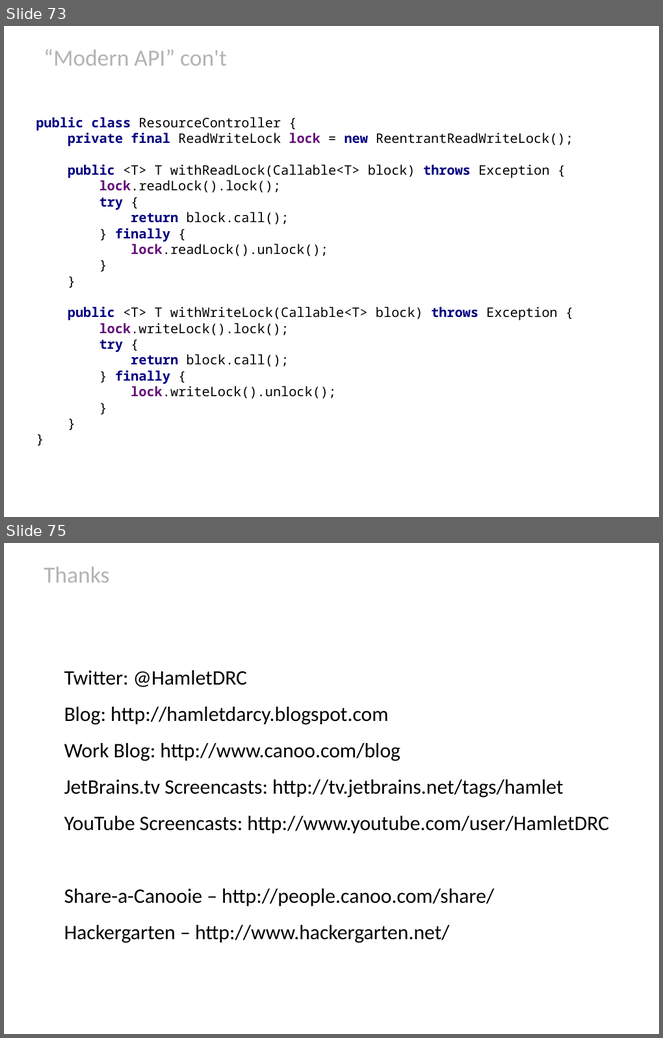
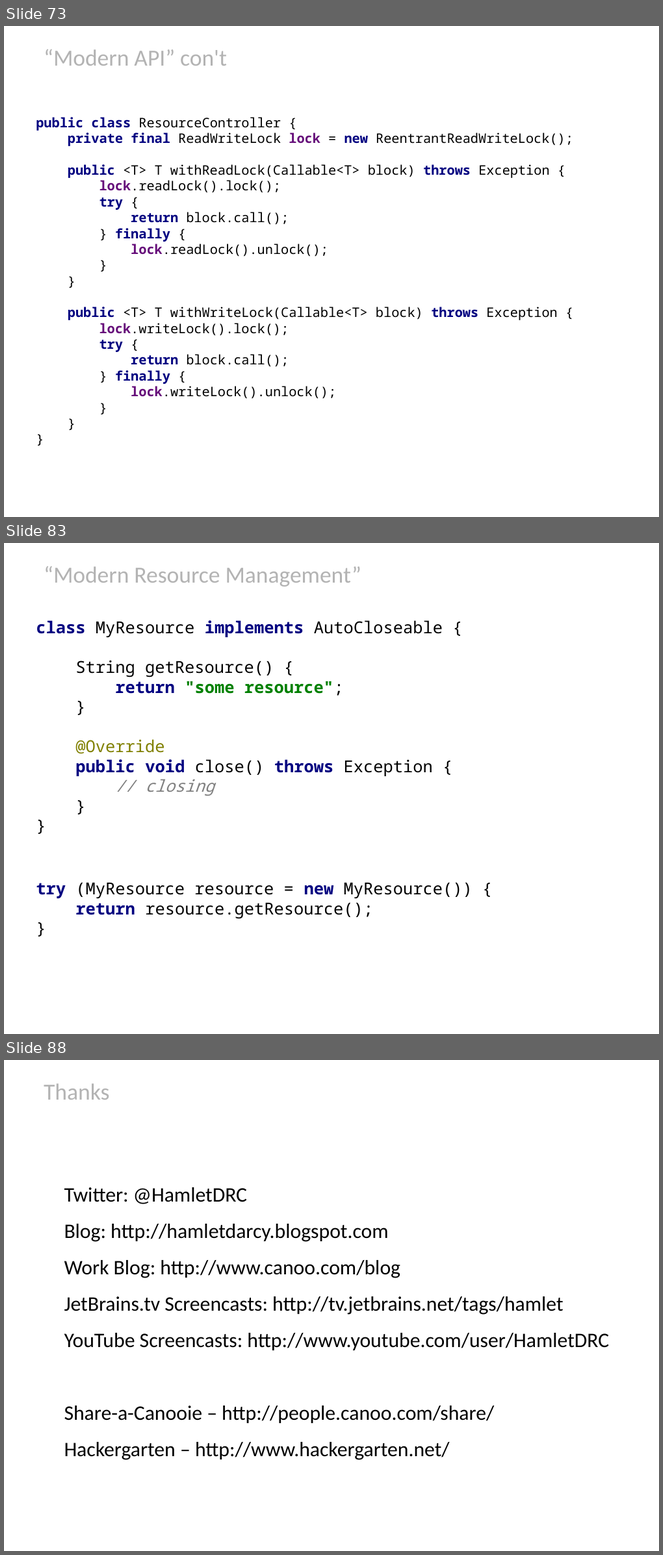
Before and after one commit to HamletDRC/presentations, a slide deck: javaboilerplatebusters/BoilerPlateBusters_Confess.odp. Shown one above the other, each under a label of ours: slides 73 and 75 before the commit, slides 73, 83 and 88 after it; the slides between them are not shown. The pictures are 663x1038 and 663x1555 pixels, drawn with LibreOffice and Linux fonts; fonts in the diff are those of the drawing; background and template pictures are left out. Boxes give left, top, right and bottom in pixels: in the first picture for what was removed or moved away, otherwise in the second. Text is boxed around its words. In the diff, an @@ line names an element or a change of style, - is before the commit and + after.

```diff
--- a/javaboilerplatebusters/BoilerPlateBusters_Confess.odp
+++ b/javaboilerplatebusters/BoilerPlateBusters_Confess.odp
@@ slide 83 added at box(4, 543, 659, 1034), background picture (left out) @@
@@ title added at box(44, 566, 362, 587), 28 pt, text #B3B3B3 @@
+“Modern Resource Management”
@@ subtitle added at box(36, 620, 473, 919), 20 pt, text #000000 @@
+class MyResource implements AutoCloseable {
+String getResource() {
+return "some resource";
+}
+@Override
+public void close() throws Exception {
+// closing
+}
+}
+try (MyResource resource = new MyResource()) {
+return resource.getResource();
+}
@@ what was slide 75 is now slide 88 @@
```
Also in this commit, not shown: 1 slide changed, 13 other slides added, 1 slide removed, 11 other files.
